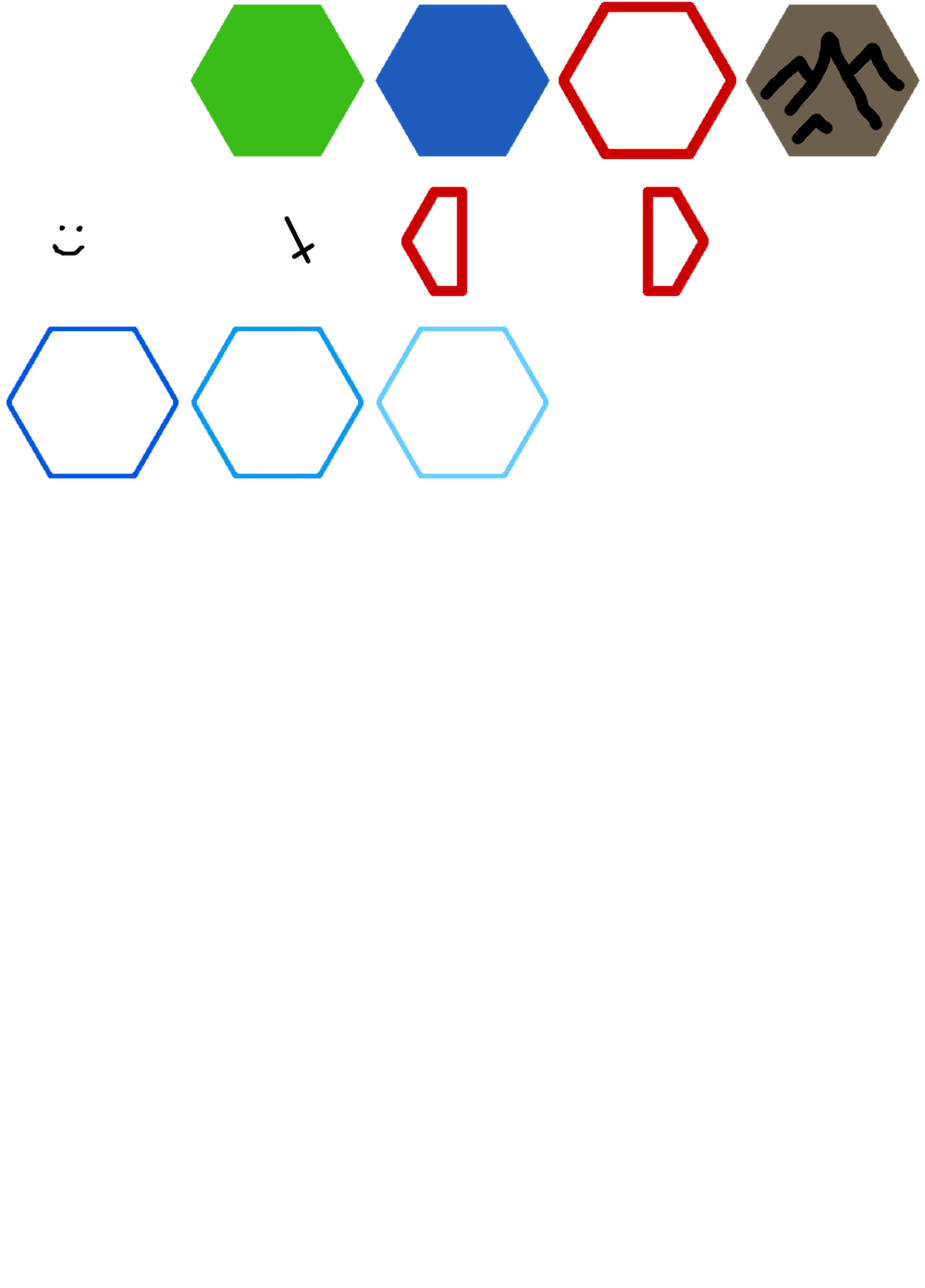
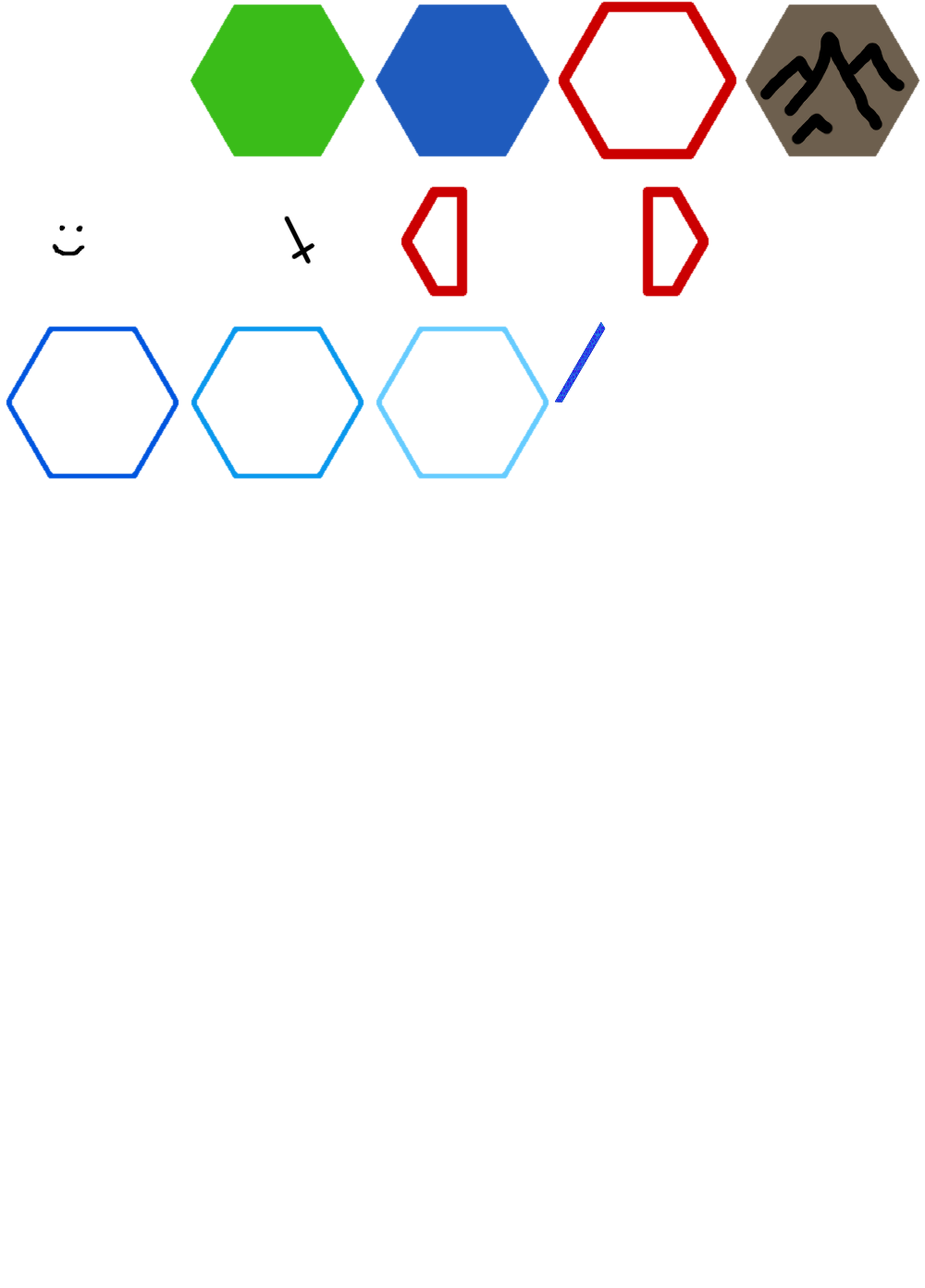
Comparing the layer stacks of the two w=925, h=1288 images. Changes:
added layer "Layer" above "Background" over [555, 321, 606, 403]
painted on "Background" over [559, 325, 606, 403]
